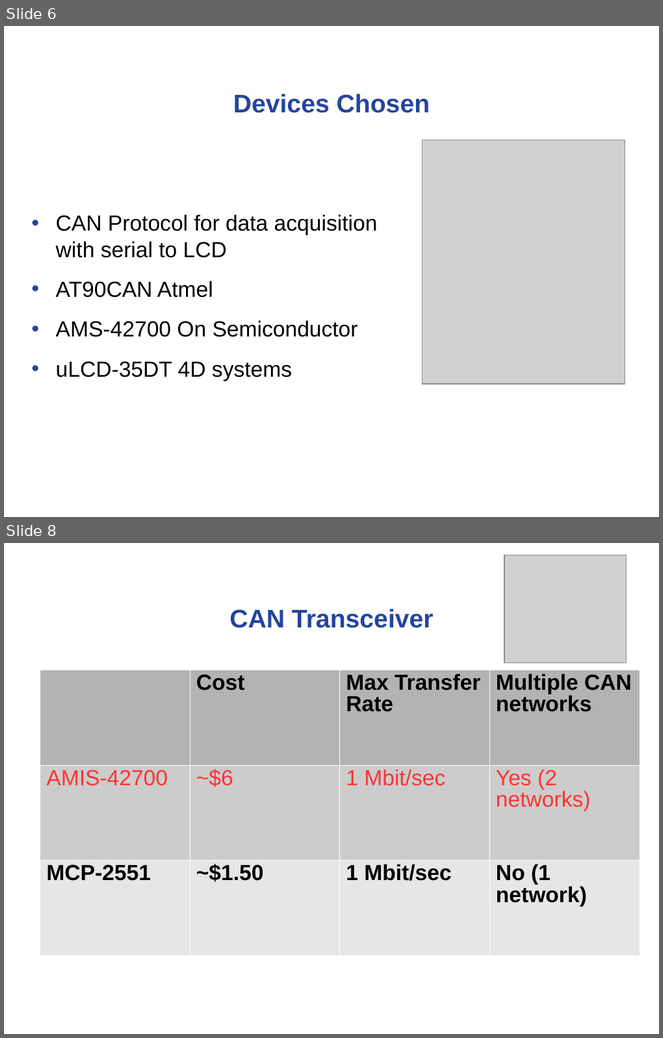
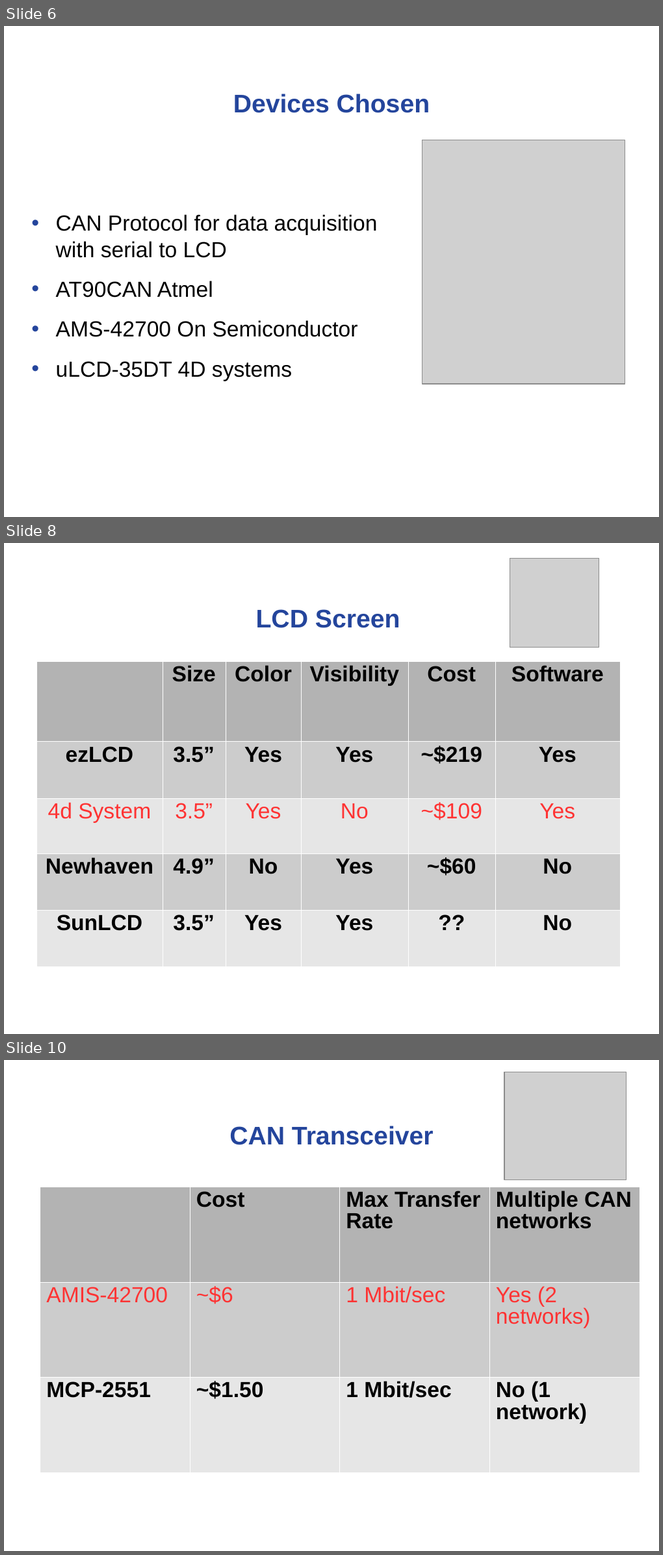
Before and after one commit to noahterickson/DigitalDash, a slide deck: Proposal/Project Proposal.ppt. Shown one above the other, each under a label of ours: slides 6 and 8 before the commit, slides 6, 8 and 10 after it; the slides between them are not shown. The pictures are 663x1038 and 663x1555 pixels, drawn with LibreOffice and Linux fonts; fonts in the diff are those of the drawing; grey boxes stand for pictures; background and template pictures are left out. Boxes give left, top, right and bottom in pixels: in the first picture for what was removed or moved away, otherwise in the second. Text is boxed around its words. In the diff, an @@ line names an element or a change of style, - is before the commit and + after.

```diff
--- a/Proposal/Project Proposal.ppt
+++ b/Proposal/Project Proposal.ppt
@@ slide 8 added at (4,543,659,1034), background #FFFFFF @@
@@ picture added at (510,558,599,648) @@
@@ text added at (256,609,400,628), 28 pt, text #24459C, bold @@
+LCD Screen
@@ table added at (36,661,620,967), 5 rows, 6 columns @@
+ | Size | Color | Visibility | Cost | Software
+ezLCD | 3.5” | Yes | Yes | ~$219 | Yes
+4d System | 3.5” | Yes | No | ~$109 | Yes
+Newhaven | 4.9” | No | Yes | ~$60 | No
+SunLCD | 3.5” | Yes | Yes | ?? | No
@@ what was slide 8 is now slide 10 @@
```
Also in this commit, not shown: 4 slides changed, 1 slide removed.
